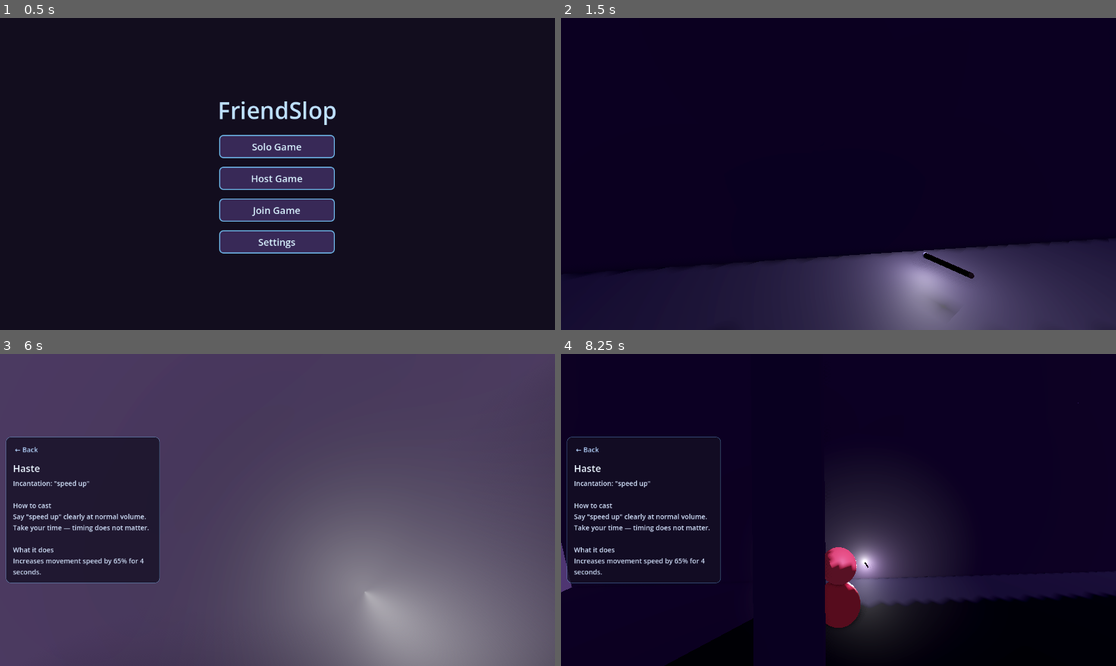
Above: before the commit, frames 1-4 (two rows, left to right).
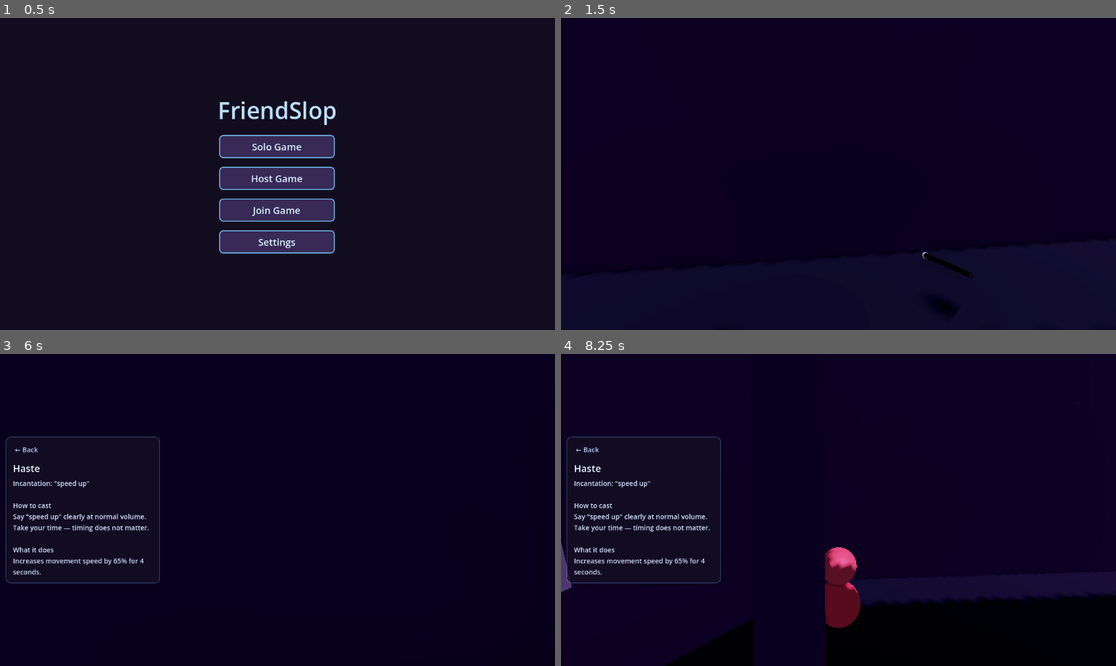
Above: after the commit, the same moments.

Repository: iamemilio/friend-slop
Game: Godot game, scene res://scenes/menu.tscn
The game is run twice, just before and just after one commit, with the same random seed, the same clock (stepped at 60 frames per second) and the same inputs.
Inputs (mouse positions are in pixels of both pictures, inside the frame that each line leads up to):
- Up to frame 1 (0.5 s): no input
- Up to frame 2 (1.5 s): click "Solo Game" at 0.5 s; tap Enter at 1.25 s; move the mouse to (866, 174) at 1.27 s; hold W (move_forward) from 1.28 s (still down); hold F (interact) from 1.28 s (still down); click (866, 174) at 1.42 s
- Up to frame 3 (6 s): tap Space (jump) at 1.52, 2, 2.27 s; move the mouse to (249, 510) at 2.02 s; release F (interact) at 2.03 s; tap Alt (radio_push) at 2.1 s; tap Enter at 2.75 s; move the mouse to (288, 503) at 2.77 s; hold B (spellbook) 2.78-3.5 s; release W (move_forward) at 3.5 s; click "Fireball — 'fireball'" at 3.5 s; click "← Back" at 4.25 s; click "Haste — 'speed up'" at 5 s; move the mouse to (249, 572) at 5.77 s; hold W (move_forward) from 5.78 s (still down); tap Shift (sprint) at 5.85 s; click (249, 572) at 5.92 s
- Up to frame 4 (8.25 s): move the mouse to (1005, 556) at 6.52 s; release W (move_forward) at 6.53 s; hold C (toggle_camera) 6.53-7.28 s; hold A (move_left) 6.53-8.03 s; move the mouse to (672, 463) at 7.27 s; tap V (voice_push) at 7.35 s; move the mouse to (866, 510) at 8.02 s; hold S (move_back) from 8.03 s (still down); tap X at 8.1 s; click (866, 510) at 8.17 s

Frame 1 is identical in both runs. In frame 2, 13% of the frame differs, in the area x 40-100%, y 73-100%; in frame 3, 87%, in the area x 0-100%, y 0-100%; in frame 4, 5.7%.

Commit message:
Cast wand glow from tip spotlight and tie tip brightness to mic level.
Co-authored-by: Cursor <cursoragent@cursor.com>

Diff:
--- a/scripts/characters/playable_character.gd
+++ b/scripts/characters/playable_character.gd
@@ -2,6 +2,9 @@
 extends CharacterBody3D
 
 ## Base playable character: movement, camera, spells, and optional wand/trail in derived scenes.
+
+## Player body/head render layer — wand omni lights use a world-only mask and skip this layer.
+const PLAYER_SELF_VISUAL_LAYER := 2
 
 const WALK_SPEED := 3.0
 const SPRINT_SPEED := 5.0
@@ -314,10 +317,12 @@
 	material.emission = color * 0.25
 	material.emission_energy_multiplier = 0.8
 	_body_mesh.material_override = material
+	_body_mesh.layers = PLAYER_SELF_VISUAL_LAYER
 	var head_material := material.duplicate()
 	head_material.albedo_color = color.lightened(0.08)
 	head_material.emission = head_material.albedo_color * 0.25
 	_head_mesh.material_override = head_material
+	_head_mesh.layers = PLAYER_SELF_VISUAL_LAYER
 
 
 func _try_interact() -> void:
--- a/scripts/player/player_wand.gd
+++ b/scripts/player/player_wand.gd
@@ -1,25 +1,34 @@
 class_name PlayerWand
 extends Node3D
 
-## Slim hand-held wand with tip light and cast / fizzle feedback.
-
-const TIP_ARMED_BASE_ENERGY := 0.5
-const TIP_LISTEN_MAX_BOOST := 8.0
+## Slim hand-held wand with tip spotlight and cast / fizzle feedback.
+
+const WORLD_LIGHT_CULL_MASK := 1
+
+const TIP_SPOT_ARMED_ENERGY := 0.8
+const TIP_SPOT_LISTEN_MAX_BOOST := 11.0
+const TIP_SPOT_RANGE := 8.0
+const TIP_SPOT_ANGLE_DEG := 42.0
+const TIP_SPOT_LISTEN_ANGLE_BOOST_DEG := 14.0
 const TIP_IDLE_ENERGY := 0.0
+const TIP_EMISSION_ARMED := 0.4
+const TIP_EMISSION_LISTEN_MAX := 10.0
+const TIP_SCALE_LISTEN_BOOST := 0.38
 const LISTEN_LEVEL_REFERENCE := 0.08
-const LISTEN_PEAK_DECAY := 0.82
+const LISTEN_PEAK_DECAY := 0.68
+const LISTEN_VISUAL_CURVE := 0.62
 const SHAFT_LENGTH := 0.28
 const SHAFT_TOP_RADIUS := 0.007
 const SHAFT_BOTTOM_RADIUS := 0.010
 const TIP_RADIUS := 0.012
-const SPELL_LIGHT_ENERGY := 3.5
-const SPELL_LIGHT_RANGE := 14.0
+const SPELL_LIGHT_ENERGY := 3.2
+const SPELL_LIGHT_RANGE := 9.0
+const SPELL_LIGHT_ANGLE_DEG := 55.0
 
 var _shaft_mesh: MeshInstance3D
 var _tip_mesh: MeshInstance3D
-var _tip_light: OmniLight3D
-var _spell_light_anchor: Marker3D
-var _spell_cast_light: OmniLight3D
+var _tip_spot: SpotLight3D
+var _spell_cast_light: SpotLight3D
 var _spell_light_tween: Tween
 var _cast_origin: Marker3D
 var _fizzle_particles: CPUParticles3D
@@ -79,17 +88,14 @@
 		_spell_light_tween.kill()
 	_spell_cast_light.visible = true
 	_spell_cast_light.light_energy = SPELL_LIGHT_ENERGY
-	if _tip_mesh.material_override is StandardMaterial3D:
-		var mat: StandardMaterial3D = _tip_mesh.material_override
-		mat.emission = Color(0.95, 0.85, 0.45)
-		mat.emission_energy_multiplier = 2.4
+	_set_tip_emission(Color(0.95, 0.85, 0.45), 2.6)
 	_spell_light_tween = create_tween()
 	_spell_light_tween.tween_property(_spell_cast_light, "light_energy", 0.0, duration)
 	_spell_light_tween.tween_callback(_finish_spell_light)
 
 
 func _build_wand_meshes() -> void:
-	var tip_offset := Vector3(0.0, 0.0, -SHAFT_LENGTH)
+	var tip_offset := _tip_local_position()
 
 	_shaft_mesh = MeshInstance3D.new()
 	_shaft_mesh.name = "Shaft"
@@ -124,31 +130,31 @@
 	_tip_mesh.material_override = tip_mat
 	add_child(_tip_mesh)
 
-	_tip_light = OmniLight3D.new()
-	_tip_light.name = "TipLight"
-	_tip_light.light_color = Color.WHITE
-	_tip_light.light_energy = 0.0
-	_tip_light.omni_range = 1.8
-	_tip_light.position = tip_offset
-	add_child(_tip_light)
-
 	_cast_origin = Marker3D.new()
 	_cast_origin.name = "CastOrigin"
 	_cast_origin.position = tip_offset + Vector3(0.0, 0.0, -0.025)
 	add_child(_cast_origin)
 
-	_spell_light_anchor = Marker3D.new()
-	_spell_light_anchor.name = "SpellLightAnchor"
-	_spell_light_anchor.position = tip_offset
-	add_child(_spell_light_anchor)
-
-	_spell_cast_light = OmniLight3D.new()
+	_tip_spot = SpotLight3D.new()
+	_tip_spot.name = "TipSpotLight"
+	_tip_spot.position = Vector3.ZERO
+	_tip_spot.spot_range = TIP_SPOT_RANGE
+	_tip_spot.spot_angle = deg_to_rad(TIP_SPOT_ANGLE_DEG)
+	_tip_spot.spot_attenuation = 1.15
+	_tip_spot.light_color = Color(0.95, 0.92, 1.0)
+	_configure_world_light(_tip_spot)
+	_cast_origin.add_child(_tip_spot)
+
+	_spell_cast_light = SpotLight3D.new()
 	_spell_cast_light.name = "SpellCastLight"
+	_spell_cast_light.position = Vector3.ZERO
+	_spell_cast_light.spot_range = SPELL_LIGHT_RANGE
+	_spell_cast_light.spot_angle = deg_to_rad(SPELL_LIGHT_ANGLE_DEG)
 	_spell_cast_light.light_color = Color(0.95, 0.85, 0.45)
-	_spell_cast_light.omni_range = SPELL_LIGHT_RANGE
 	_spell_cast_light.light_energy = 0.0
 	_spell_cast_light.visible = false
-	_spell_light_anchor.add_child(_spell_cast_light)
+	_configure_world_light(_spell_cast_light)
+	_cast_origin.add_child(_spell_cast_light)
 
 
 func _build_particles() -> void:
@@ -161,7 +167,7 @@
 func _make_burst_particles(node_name: String, color: Color) -> CPUParticles3D:
 	var particles := CPUParticles3D.new()
 	particles.name = node_name
-	particles.position = Vector3(0.0, 0.0, -SHAFT_LENGTH)
+	particles.position = _tip_local_position()
 	particles.emitting = false
 	particles.one_shot = true
 	particles.explosiveness = 0.95
@@ -182,32 +188,46 @@
 func _refresh_tip_light() -> void:
 	var energy := TIP_IDLE_ENERGY
 	var emission := 0.0
-	var light_range := 1.4
+	var spot_angle := TIP_SPOT_ANGLE_DEG
+	var visual := 0.0
 	if _armed:
-		energy = TIP_ARMED_BASE_ENERGY + _listen_level * TIP_LISTEN_MAX_BOOST
-		emission = 0.12 + _listen_level * 3.2
-		light_range = 1.6 + _listen_level * 2.0
-	_tip_light.light_energy = energy
-	_tip_light.omni_range = light_range
+		visual = _listen_visual_strength(_listen_level)
+		energy = TIP_SPOT_ARMED_ENERGY + visual * TIP_SPOT_LISTEN_MAX_BOOST
+		emission = TIP_EMISSION_ARMED + visual * TIP_EMISSION_LISTEN_MAX
+		spot_angle = TIP_SPOT_ANGLE_DEG + visual * TIP_SPOT_LISTEN_ANGLE_BOOST_DEG
+	_tip_spot.light_energy = energy
+	_tip_spot.spot_angle = deg_to_rad(spot_angle)
+	_tip_spot.light_color = Color(0.92, 0.94, 1.0).lerp(Color(1.0, 0.96, 0.82), visual)
+	_apply_tip_visual(visual, emission)
+
+
+static func _listen_visual_strength(listen_level: float) -> float:
+	return pow(clampf(listen_level, 0.0, 1.0), LISTEN_VISUAL_CURVE)
+
+
+func _apply_tip_visual(visual: float, emission: float) -> void:
 	if _tip_mesh.material_override is StandardMaterial3D:
 		var mat: StandardMaterial3D = _tip_mesh.material_override
+		var dim := Color(0.72, 0.76, 0.88)
+		var bright := Color(1.0, 0.98, 0.92)
+		mat.albedo_color = dim.lerp(bright, visual)
+		var glow := Color(0.82, 0.88, 1.0).lerp(Color(1.0, 0.94, 0.78), visual)
+		mat.emission = glow
 		mat.emission_energy_multiplier = emission
+	_tip_mesh.scale = Vector3.ONE * (1.0 + visual * TIP_SCALE_LISTEN_BOOST)
 
 
 func _pulse_tip(color: Color, duration: float) -> void:
-	if _tip_mesh.material_override is StandardMaterial3D:
-		var mat: StandardMaterial3D = _tip_mesh.material_override
-		mat.emission = color
-		mat.emission_energy_multiplier = 1.8
+	_set_tip_emission(color, 2.0)
 	var tween := create_tween()
-	tween.tween_property(_tip_light, "light_energy", 0.0, duration)
+	tween.tween_property(_tip_spot, "light_energy", 0.0, duration)
 
 
 func _emit_burst(particles: CPUParticles3D, color: Color) -> void:
 	if particles == null:
 		return
 	particles.color = color
-	particles.position = Vector3(0.0, 0.0, -SHAFT_LENGTH)
+	particles.position = _tip_local_position()
 	particles.restart()
 	particles.emitting = true
 
@@ -216,6 +236,24 @@
 	if _spell_cast_light != null:
 		_spell_cast_light.visible = false
 	_refresh_tip_light()
+
+
+func _configure_world_light(light: Light3D) -> void:
+	light.light_cull_mask = WORLD_LIGHT_CULL_MASK
+	light.shadow_enabled = true
+	light.shadow_bias = 0.04
+	light.shadow_normal_bias = 1.0
+
+
+func _set_tip_emission(color: Color, energy: float) -> void:
+	if _tip_mesh.material_override is StandardMaterial3D:
+		var mat: StandardMaterial3D = _tip_mesh.material_override
+		mat.emission = color
+		mat.emission_energy_multiplier = energy
+
+
+func _tip_local_position() -> Vector3:
+	return Vector3(0.0, 0.0, -SHAFT_LENGTH)
 
 
 func _success_color_for_spell(spell: SpellDefinition) -> Color:
--- a/tests/unit/test_playable_character_wand.gd
+++ b/tests/unit/test_playable_character_wand.gd
@@ -1,6 +1,7 @@
 extends RefCounted
 
 const PlayableCharacterScript := preload("res://scripts/characters/playable_character.gd")
+const PlayerWandScript := preload("res://scripts/player/player_wand.gd")
 const SpellCastingSessionScript := preload("res://scripts/spells/spell_casting_session.gd")
 const FireballSpell := preload("res://resources/spells/fireball.tres")
 
@@ -9,6 +10,8 @@
 	var failures := 0
 	failures += _test_release_ignored_without_press(tree)
 	failures += _test_release_commits_while_holding(tree)
+	failures += _test_wand_glow_uses_tip_spotlight_and_world_light_mask(tree)
+	failures += _test_wand_tip_brightness_tracks_listen_level(tree)
 	return failures
 
 
@@ -86,3 +89,74 @@
 		push_error("Expected press-hold-release to commit a free cast")
 		return 1
 	return 0
+
+
+func _test_wand_glow_uses_tip_spotlight_and_world_light_mask(tree: SceneTree) -> int:
+	var wand := PlayerWandScript.new()
+	tree.root.add_child(wand)
+
+	var cast_origin := wand.get_node_or_null("CastOrigin") as Marker3D
+	if cast_origin == null:
+		wand.queue_free()
+		push_error("Expected wand cast origin marker at the tip")
+		return 1
+
+	var tip_spot := cast_origin.get_node_or_null("TipSpotLight") as SpotLight3D
+	if tip_spot == null or tip_spot.light_cull_mask != PlayerWandScript.WORLD_LIGHT_CULL_MASK:
+		wand.queue_free()
+		push_error("Expected wand tip spotlight to illuminate world geometry only")
+		return 1
+	if not tip_spot.shadow_enabled:
+		wand.queue_free()
+		push_error("Expected wand tip spotlight to cast shadows")
+		return 1
+
+	wand.set_armed(true)
+	if tip_spot.spot_range < 6.0:
+		wand.queue_free()
+		push_error("Expected wand tip spotlight to reach nearby maze surfaces")
+		return 1
+
+	var tip := wand.get_node_or_null("Tip") as MeshInstance3D
+	if tip == null or tip.global_position.distance_to(cast_origin.global_position) > 0.08:
+		wand.queue_free()
+		push_error("Expected wand light origin to stay at the tip orb")
+		return 1
+
+	wand.queue_free()
+	return 0
+
+
+func _test_wand_tip_brightness_tracks_listen_level(tree: SceneTree) -> int:
+	var wand := PlayerWandScript.new()
+	tree.root.add_child(wand)
+	wand.set_armed(true)
+
+	var tip := wand.get_node_or_null("Tip") as MeshInstance3D
+	if tip == null or not (tip.material_override is StandardMaterial3D):
+		wand.queue_free()
+		push_error("Expected wand tip material for listen-level brightness")
+		return 1
+
+	wand.set_listen_level(0.0)
+	var quiet_mat: StandardMaterial3D = tip.material_override
+	var quiet_emission := quiet_mat.emission_energy_multiplier
+
+	wand.set_listen_level(PlayerWandScript.LISTEN_LEVEL_REFERENCE)
+	var loud_mat: StandardMaterial3D = tip.material_override
+	var loud_emission := loud_mat.emission_energy_multiplier
+
+	if loud_emission <= quiet_emission + 2.0:
+		wand.queue_free()
+		push_error(
+			"Expected wand tip to brighten with mic level (quiet=%.2f loud=%.2f)"
+			% [quiet_emission, loud_emission]
+		)
+		return 1
+	if tip.scale.x <= 1.01:
+		wand.queue_free()
+		push_error("Expected wand tip to swell slightly at full listen level")
+		return 1
+
+	wand.queue_free()
+	return 0
